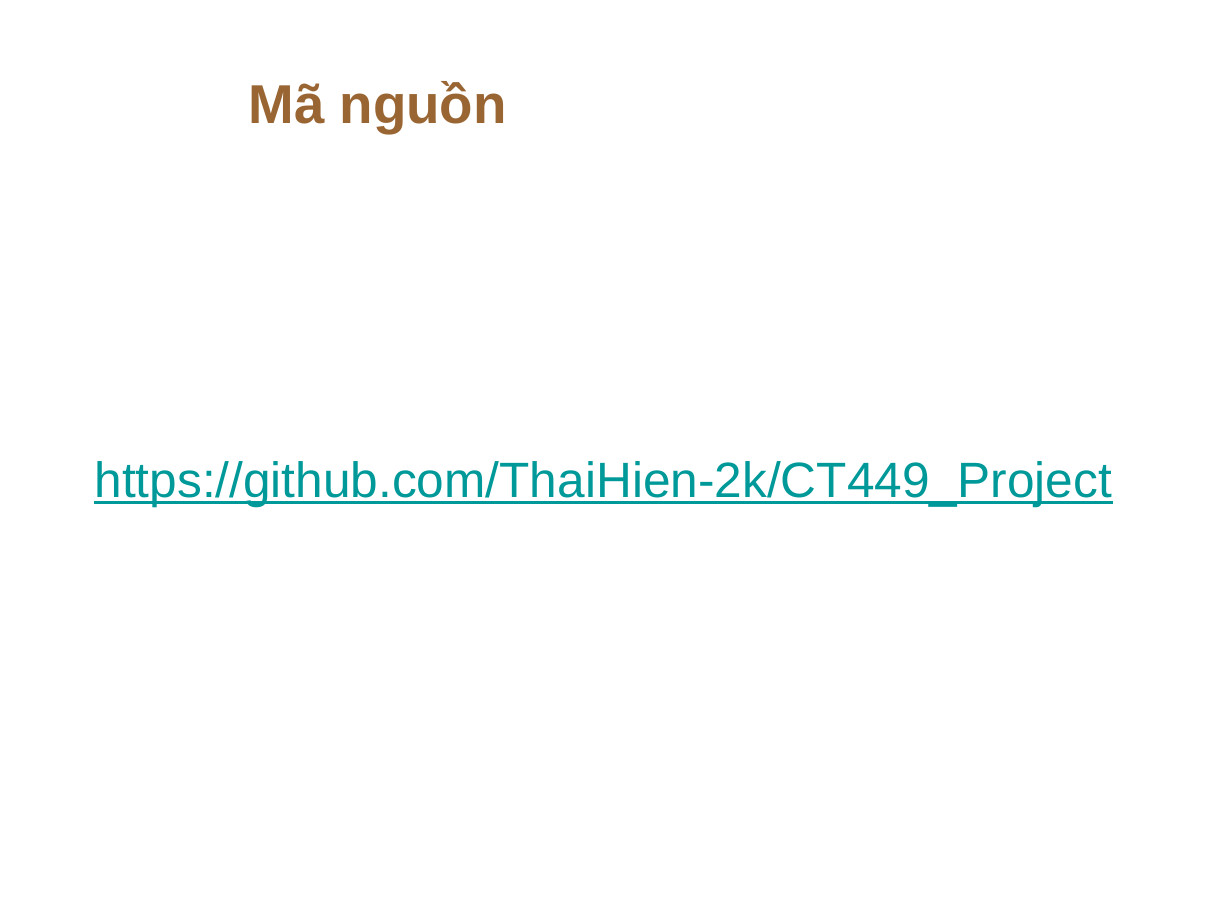
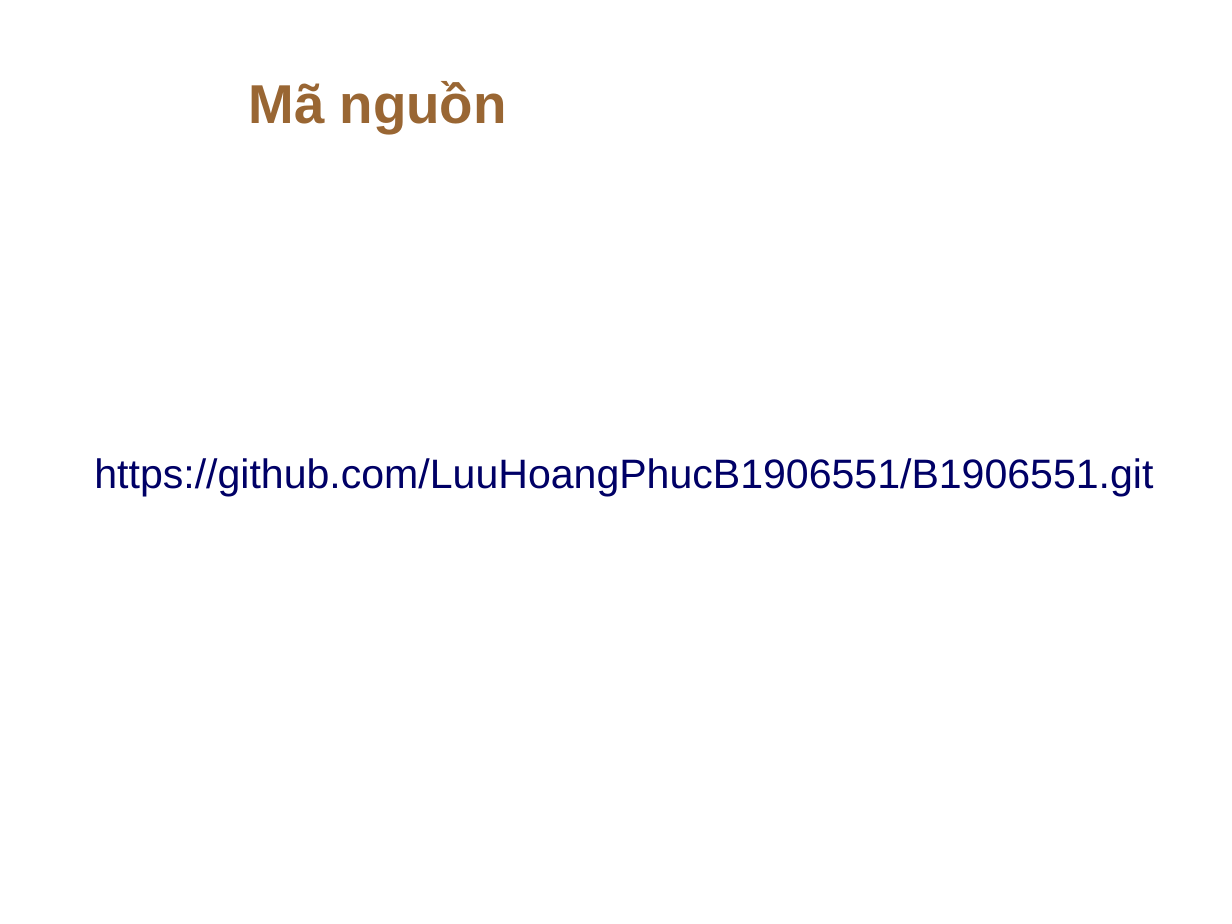
Before and after one commit to LuuHoangPhucB1906551/B1906551, a slide deck: slide 19 of ProjectCT449_B1906551_LuuHoangPhuc.pptx (slide 20 before the commit). Drawn at 1232x924 pixels with LibreOffice and Linux fonts; fonts in the diff are those of the drawing; background and template pictures are left out. Boxes give left, top, right and bottom in pixels: in the first picture for what was removed or moved away, otherwise in the second. Text is boxed around its words. In the diff, an @@ line names an element or a change of style, - is before the commit and + after.

```diff
--- a/ProjectCT449_B1906551_LuuHoangPhuc.pptx
+++ b/ProjectCT449_B1906551_LuuHoangPhuc.pptx
@@ text at bbox=[94, 458, 1153, 497]: text changed; size 29 to 24 pt; text colour #009999 to #000066 @@
-https://github.com/ThaiHien-2k/CT449_Project
+https://github.com/LuuHoangPhucB1906551/B1906551.git
```
Also in this commit, not shown: 6 other slides changed, 1 slide removed.
